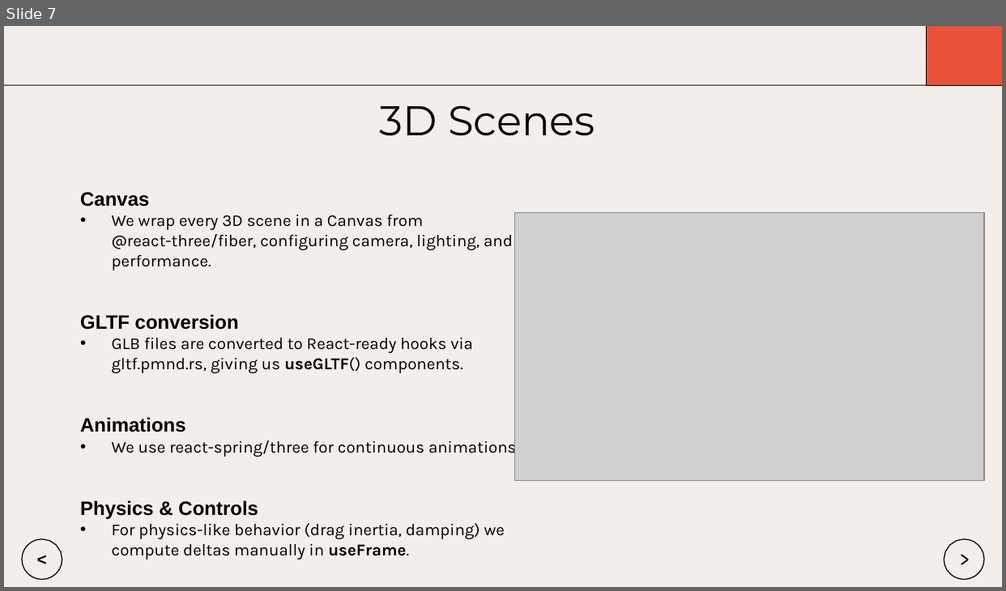
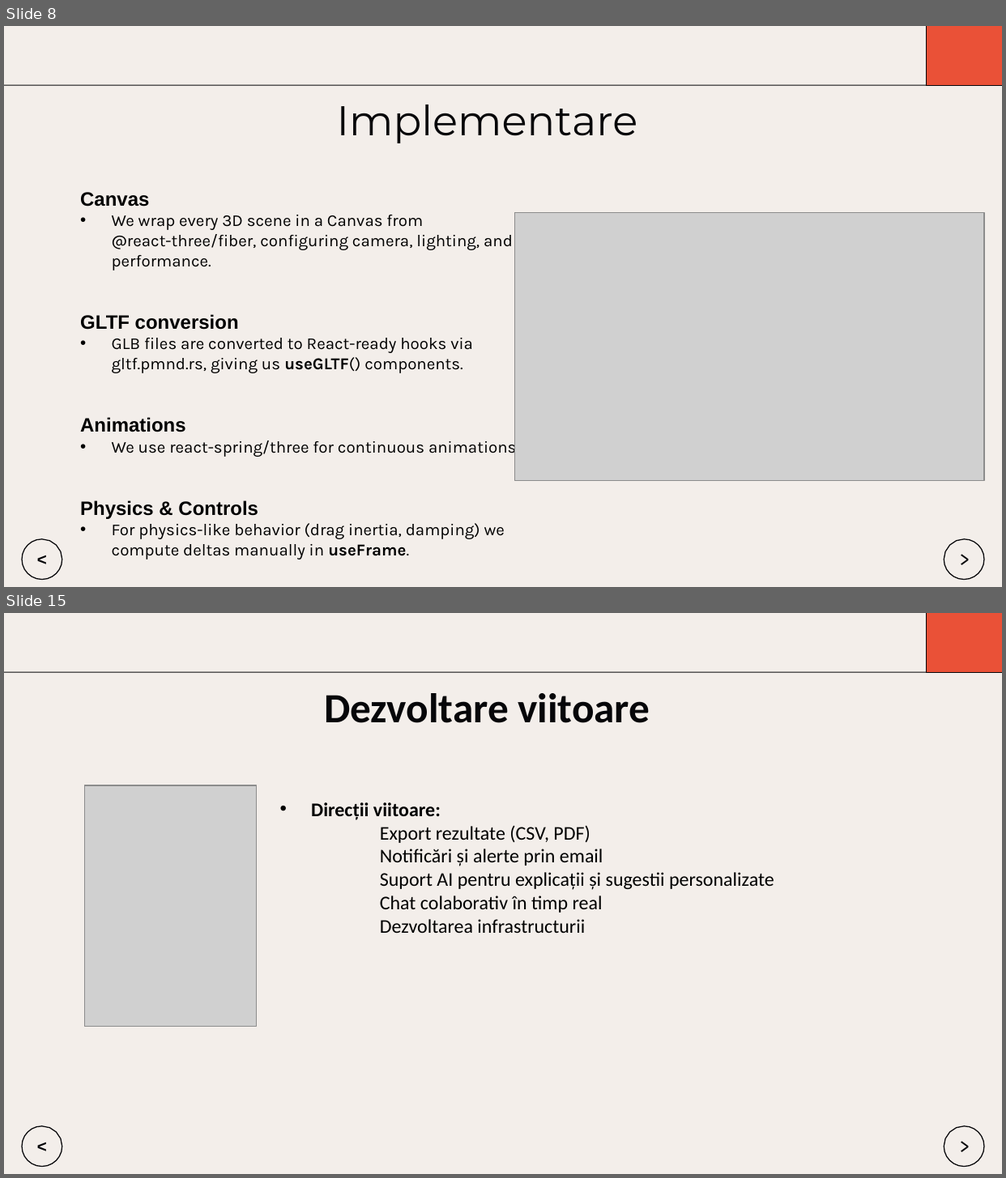
Before and after one commit to Dragomir1401/VisioScience-3D, a slide deck: Roadmap/scss/Prezentare_Final_Dragomir_Andrei.pptx. Shown one above the other, each under a label of ours: slide 7 before the commit, slides 8 and 15 after it; the slides between them are not shown. The pictures are 1006x591 and 1006x1178 pixels, drawn with LibreOffice and Linux fonts; fonts in the diff are those of the drawing; grey boxes stand for pictures. Boxes give left, top, right and bottom in pixels: in the first picture for what was removed or moved away, otherwise in the second. Text is boxed around its words. In the diff, an @@ line names an element or a change of style, - is before the commit and + after.

```diff
--- a/Roadmap/scss/Prezentare_Final_Dragomir_Andrei.pptx
+++ b/Roadmap/scss/Prezentare_Final_Dragomir_Andrei.pptx
@@ slide 15 added at (4, 613, 1002, 1174), background #FFFFFF; not listed: 1 template element that a slide beside it also shows @@
@@ freeform shape added at (926, 613, 1002, 673), fill #EA5137 @@
@@ freeform shape added at (926, 613, 1002, 673), outline #060609 0.75 pt @@
@@ freeform shape added at (4, 672, 1002, 673), fill #060609 @@
@@ title added at (324, 693, 650, 723), 30 pt, text #060609, bold @@
+Dezvoltare viitoare
@@ picture added at (85, 786, 257, 1027) @@
@@ text added at (311, 803, 774, 933), 14 pt, text #000000 @@
+• Direcții viitoare:
+Export rezultate (CSV, PDF)
+Notificări și alerte prin email
+Suport AI pentru explicații și sugestii personalizate
+Chat colaborativ în timp real
+Dezvoltarea infrastructurii
@@ freeform shape added at (22, 1126, 62, 1166), outline #060609 0.75 pt @@
@@ text added at (36, 1135, 48, 1160), 12 pt, text #060609, bold @@
+<
@@ freeform shape added at (944, 1126, 984, 1166), outline #060609 0.75 pt @@
@@ text added at (958, 1132, 972, 1162), 15 pt, text #060609 @@
+>
@@ what was slide 7 is now slide 8 @@
@@ slide 8 changed as well @@
@@ title at (337, 105, 638, 143): text changed @@
-3D Scenes
+Implementare
```
Also in this commit, not shown: 6 other slides changed, 8 other slides added, 5 slides removed.
